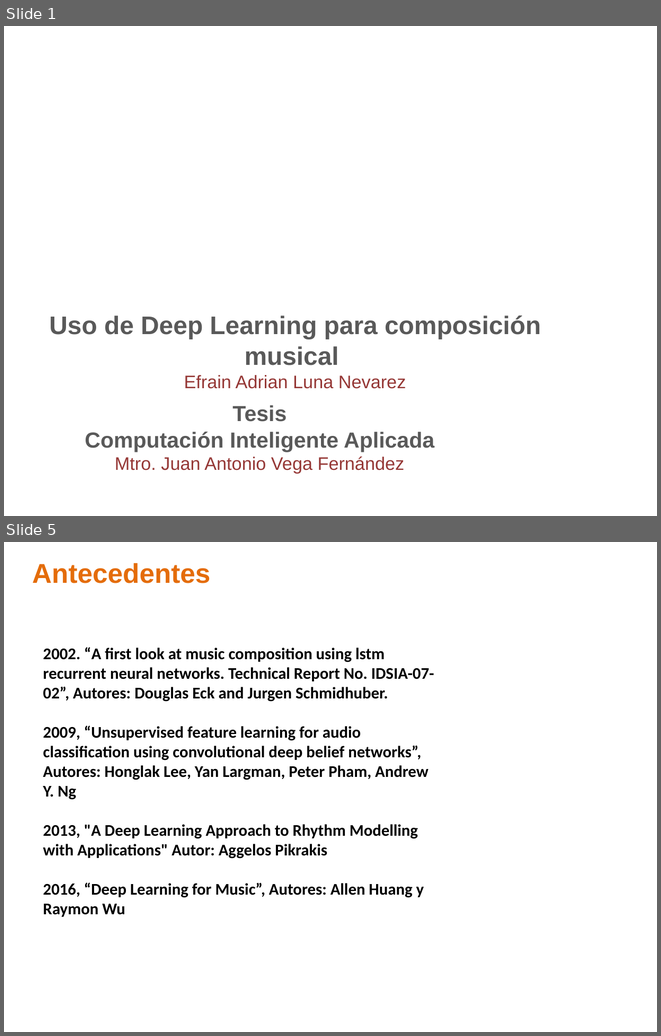
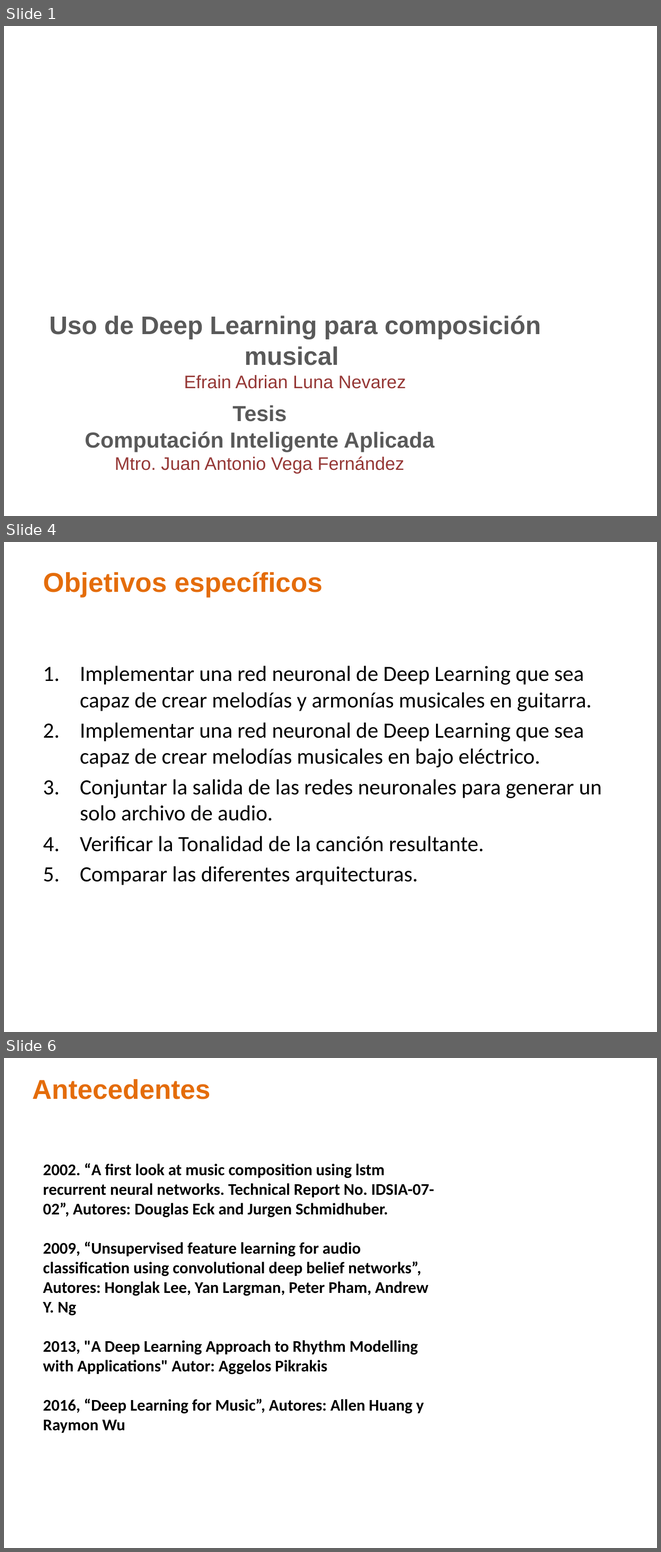
Before and after one commit to ealn/Tesis, a slide deck: documentos/Presentacion.pptx. Shown one above the other, each under a label of ours: slides 1 and 5 before the commit, slides 1, 4 and 6 after it; the slides between them are not shown. The pictures are 661x1036 and 661x1552 pixels, drawn with LibreOffice and Linux fonts; fonts in the diff are those of the drawing; background and template pictures are left out. Boxes give left, top, right and bottom in pixels: in the first picture for what was removed or moved away, otherwise in the second. Text is boxed around its words. In the diff, an @@ line names an element or a change of style, - is before the commit and + after.

```diff
--- a/documentos/Presentacion.pptx
+++ b/documentos/Presentacion.pptx
@@ slide 4 added at box(4, 542, 657, 1032), background picture (left out) @@
@@ title added at box(43, 572, 323, 597), 30 pt, text #E46C0A, bold @@
+Objetivos específicos
@@ text added at box(80, 665, 602, 885), 24 pt, text #000000 @@
+1. Implementar una red neuronal de Deep Learning que sea capaz de crear melodías y armonías musicales en guitarra.
+2. Implementar una red neuronal de Deep Learning que sea capaz de crear melodías musicales en bajo eléctrico.
+3. Conjuntar la salida de las redes neuronales para generar un solo archivo de audio.
+4. Verificar la Tonalidad de la canción resultante.
+5. Comparar las diferentes arquitecturas.
@@ what was slide 5 is now slide 6 @@
```
Also in this commit, not shown: 11 slides changed, 3 other slides added, 1 other file.
